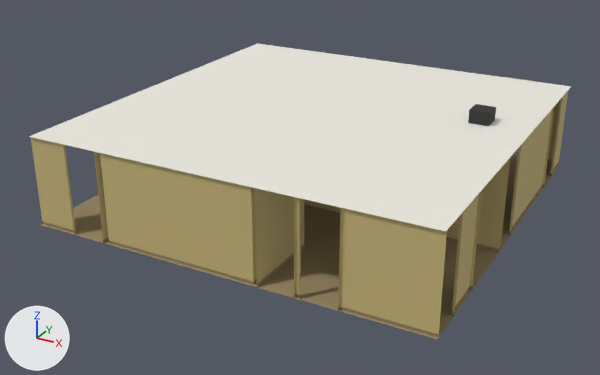
Two versions of the glTF model public/assets/levels/level0/chunk_3_1.glb, one commit apart.
Rendered twice from a 50 mm camera at (52.87, -39.24, 10.59) aimed at (41.61, -18.77, 0.35). The axes (+X, +Y, +Z) are drawn at lower left. The lights are the same throughout. The older version comes first. Vertices at exactly the same position are counted once.

The older version as bpy lines, for what is in view:
```python
mat_wall = principled_material('wall')
mat_wall.base_color = (0.58, 0.47, 0.2)  # yellow #c8b67c
mat_wall.roughness = 0.9
me_mesh_0 = bpy.data.meshes.new('Mesh_0')
me_mesh_0.from_pydata(...)  # 1028 vertices, 1172 faces; spans x 35.99..48.01, y -24.0..-11.91, z 0.0..3.1
# faces by material slot: [174, 228, 50, 44, 40, 180, 210, 246]
me_mesh_0.materials.append(mat_wall)  # yellow #c8b67c
me_mesh_0.materials.append(mat_base)  # brown #958461
me_mesh_0.materials.append(mat_floor)  # brown #9e8b65
me_mesh_0.materials.append(mat_ceil)  # white #eceadf
me_mesh_0.materials.append(mat_plenum)  # dark grey #303030
me_mesh_0.materials.append(mat_plastic)  # pale yellow #cec8b8
me_mesh_0.materials.append(mat_metal)  # grey #959993
me_mesh_0.materials.append(mat_frame)  # beige #aa997c
ob_chunk_3_1 = bpy.data.objects.new('chunk_3_1', me_mesh_0)
ob_chunk_3_1.location = (0.0, 0.0, 0.0)
```
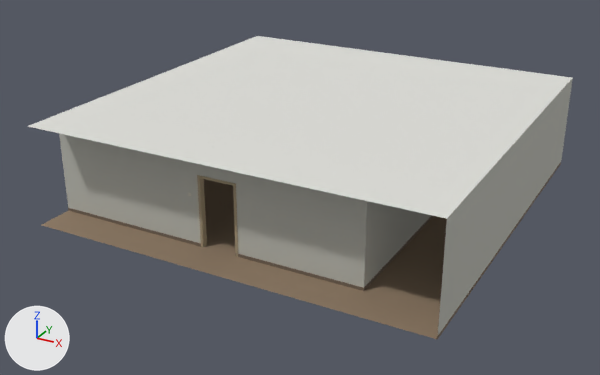
The change, as a list of edits to the scene's bpy script:
```text
Change mat_wall:
    mat_wall.base_color: (0.58, 0.47, 0.2) -> (0.5, 0.5, 0.45)  # yellow #c8b67c -> grey #bcbcb3
Change me_mesh_0:
    used by ob_chunk_3_1; location = (0.0, 0.0, 0.0)
    remove me_mesh_0.from_pydata(...)  # 1028 vertices, 1172 faces; spans x 35.99..48.01, y -24.0..-11.91, z 0.0..3.1
    add me_mesh_0.from_pydata(...)  # 510 vertices, 626 faces; spans x 35.99..48.0, y -24.0..-12.0, z 0.0..3.0
    me_mesh_0 part 1: the loose piece of 8 vertices spanning x 39.67..39.69, y -19.28..-19.12, z 0.0..2.05 is moved by (1.2, -3.6, 0.0)
    me_mesh_0 part 2: the loose piece of 52 vertices spanning x 36.0..48.0, y -24.0..-12.0, z 2.7..3.1 is rebuilt with 42 vertices and now spans x 36.0..48.0, y -24.0..-12.0, z 0.0..3.0
    me_mesh_0 part 3: 47 loose pieces with 435 vertices, spanning x 35.99..48.01, y -24.0..-11.92, z 0.0..2.7, are deleted
    me_mesh_0 part 4: 240 vertices removed from x 35.99..48.0, y -24.0..-11.91, z 0.0..2.7; 142 vertices added at x 35.99..45.7, y -22.89..-12.0, z 0.0..3.0
    other edits to the shape of me_mesh_0 do not show in these pictures
```

Location of each change, (x1, y1, x2, y2) in pixels of the pictures (600 x 375 px; the box of a moved part takes in the faces that stretch with it):
'chunk_3_1', recoloured, reshaped: before (29, 43, 571, 339); after (28, 36, 573, 339)
part 1 of me_mesh_0, moved or reshaped (not visible before): after (200, 178, 207, 247)
part 2 of me_mesh_0, rebuilt (60% taller): before (29, 43, 571, 231); after (28, 36, 573, 338)
part 3 of me_mesh_0, deleted: before (31, 106, 555, 338)
part 4 of me_mesh_0, moved or reshaped: before (94, 76, 568, 287); after (59, 133, 434, 291)
